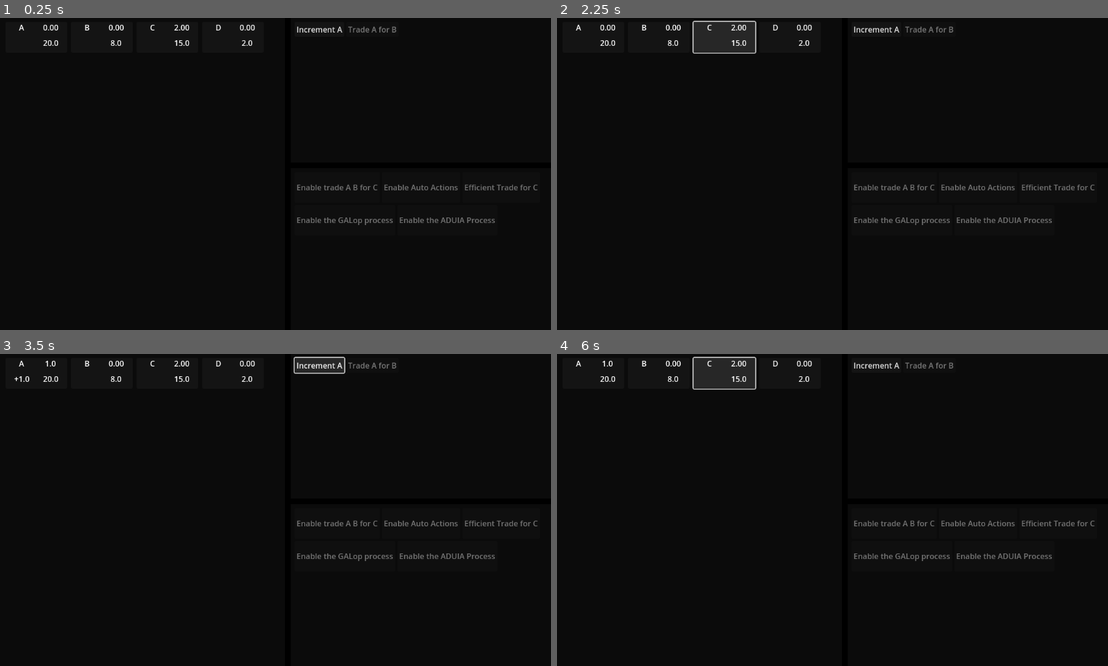
Above: before the commit, frames 1-4 (two rows, left to right).
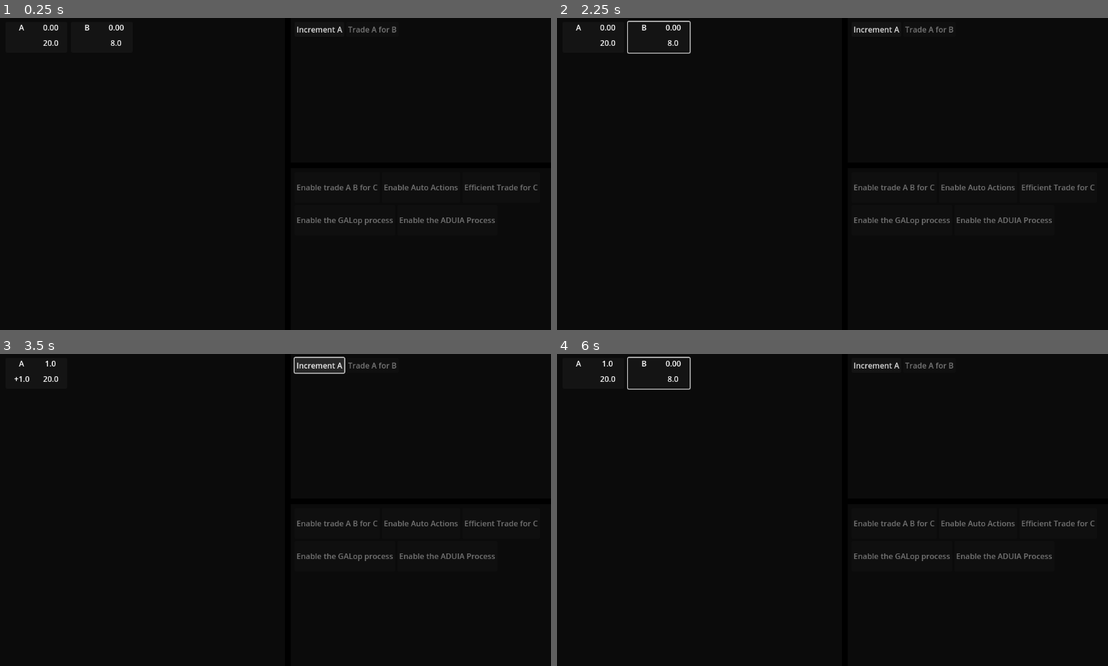
Above: after the commit, the same moments.

Repository: Carth501/The-Big-Grid
Game: Godot game, scene res://scenes/Game.tscn
The game is run twice, just before and just after one commit, with the same random seed, the same clock (stepped at 60 frames per second) and the same inputs.
Inputs (mouse positions are in pixels of both pictures, inside the frame that each line leads up to):
- Up to frame 1 (0.25 s): no input
- Up to frame 2 (2.25 s): click "[center]A[/center]" at 0.5 s; click "[center]B[/center]" at 1.25 s; click (722, 36) at 2 s, where only the run before the commit has a clickable "[center]C[/center]"
- Up to frame 3 (3.5 s): click "Increment A" at 2.75 s
- Up to frame 4 (6 s): click "[center]D[/center]" (after the commit: "[center]A[/center]") at 3.5 s; click "[center]A[/center]" at 4.25 s; click "[center]B[/center]" at 5 s; click (722, 372) at 5.75 s, where only the run before the commit has a clickable "[center]C[/center]"

The runs differ from the first frame. In frame 1, 0.1% of the frame differs, in the area x 27-47%, y 2-9%; in frame 2, 1.4%, in the area x 12-47%, y 0-12%; in frame 3, 0.2%; in frame 4, 1.4%.

Commit message:
implement activation behavior

Diff:
--- a/scenes/Game.tscn
+++ b/scenes/Game.tscn
@@ -14,7 +14,6 @@
 script = ExtResource("1_kvsp4")
 supply_collection = NodePath("Logic/SupplyCollection")
 action_manager = NodePath("Logic/ActionManager")
-starting_supply_ids = Array[String](["A"])
 starting_action_ids = Array[String](["increment_A", "trade_A_for_B"])
 
 [node name="Display" type="ColorRect" parent="."]
--- a/scripts/GameController.gd
+++ b/scripts/GameController.gd
@@ -2,11 +2,10 @@
 
 @export var supply_collection : Supply_Collection
 @export var action_manager : Action_Manager
-@export var starting_supply_ids : Array[String]
 @export var starting_action_ids : Array[String]
 
 func _ready():
-	for id in starting_supply_ids:
-		supply_collection.add_supply(id)
+	if(!supply_collection.is_node_ready()):
+		await supply_collection.ready
 	for id in starting_action_ids:
 		action_manager.create_action(id)
--- a/scripts/display/DevButton.gd
+++ b/scripts/display/DevButton.gd
@@ -6,33 +6,40 @@
 signal declare_focus(id : String)
 signal end_focus
 var id : String
+var complete := false
 
 func set_id(new_id : String):
 	id = new_id
 
 func connect_to_logic(dev : Development):
+	dev.complete.connect(finish)
 	disabled = dev.completed
-	dev.complete.connect(disable)
 	dev.update_availability.connect(set_enabled)
 	set_enabled(dev.available)
 
-func disable():
+func finish():
 	disabled = true
+	release_focus()
+	complete = true
+	unset_filter()
 
 func set_enabled(setting):
 	disabled = !setting
 
 func trigger():
-	attempt.emit(id)
+	if(!complete):
+		attempt.emit(id)
 
 func set_filter():
-	declare_filter.emit(id)
+	if(!complete):
+		declare_filter.emit(id)
 
 func unset_filter():
 	end_filter.emit()
 
 func gain_focus():
-	declare_focus.emit(id)
+	if(!complete):
+		declare_focus.emit(id)
 
 func lose_focus():
 	end_focus.emit()
--- a/scripts/display/SupplyCollectionDisplay.gd
+++ b/scripts/display/SupplyCollectionDisplay.gd
@@ -14,15 +14,15 @@
 	if(new_filter == {}):
 		for supply_display_id in supply_display_catalogue:
 			var supply_display = supply_display_catalogue[supply_display_id]
-			supply_display.set_active(true)
+			supply_display.show_supply(true)
 			supply_display.clear_delta_display()
 	else:
 		for supply_display_id in supply_display_catalogue:
 			var supply_display = supply_display_catalogue[supply_display_id]
 			if(new_filter.has(supply_display_id)):
-				supply_display.set_active(true)
+				supply_display.show_supply(true)
 				var deltas = new_filter[supply_display_id].deltas
 				supply_display.set_delta_display(deltas)
 			else:
-				supply_display.set_active(false)
+				supply_display.show_supply(false)
 				supply_display.clear_delta_display()
--- a/scripts/display/SupplyDisplay.gd
+++ b/scripts/display/SupplyDisplay.gd
@@ -5,23 +5,26 @@
 @export var max_label : RichTextLabel
 @export var delta_label : RichTextLabel
 @export var supply_button : Button
+var supply : Supply
 var active := false
 
 func setup(id : String, supply_collection : Supply_Collection):
 	set_name_display(id)
-	var supply : Supply = supply_collection.get_supply(id)
+	supply = supply_collection.get_supply(id)
 	# don't use the function for updating value, because it should start hidden.
 	value_label.text = center(str("%.2f" % supply.value))
 	supply.update_value.connect(set_value_display)
 	set_max_display(supply.v_max)
 	supply.update_max.connect(set_max_display)
-	print(id)
+	supply_button.visible = false
+	active = supply.active
+	if(!active):
+		supply.update_active.connect(set_active)
 
 func set_name_display(id : String):
 	name_label.text = center(SupplyTranslatorSingle.data[id])
 
 func set_value_display(value):
-	set_active(true)
 	value_label.text = center(str("%.1f" % value))
 
 func set_max_display(value):
@@ -39,7 +42,10 @@
 func center(text : String) -> String:
 	return str("[center]", text, "[/center]")
 
-func set_active(setting : bool):
-	if(active != setting):
-		active = setting
-		supply_button.visible = active
+func set_active():
+	active = true
+	show_supply(true)
+
+func show_supply(setting : bool):
+	if(active):
+		supply_button.visible = setting
--- a/scripts/logic/Action.gd
+++ b/scripts/logic/Action.gd
@@ -13,6 +13,7 @@
 		var supply = supply_collection.get_or_create_supply(supply_id)
 		supplies[supply_id] = supply
 		supply.update_value.connect(process_availability)
+		supply.activate()
 	process_availability()
 
 func process_availability(_value = 1):
--- a/scripts/logic/Supply.gd
+++ b/scripts/logic/Supply.gd
@@ -2,6 +2,7 @@
 
 signal update_value(value : float)
 signal update_max(v_max : float)
+signal update_active
 
 var id := ""
 var value := 0.0
@@ -9,6 +10,7 @@
 var max_increment := 10.0
 var max_upgrade_count := 0
 var max_increase_base_cost : Dictionary
+var active := false
 
 func set_id(new_id : String):
 	id = new_id
@@ -34,3 +36,8 @@
 	for delta in deltas:
 		value += delta
 	update_value.emit(value)
+
+func activate():
+	print(str("activating ", id))
+	update_active.emit()
+	active = true
